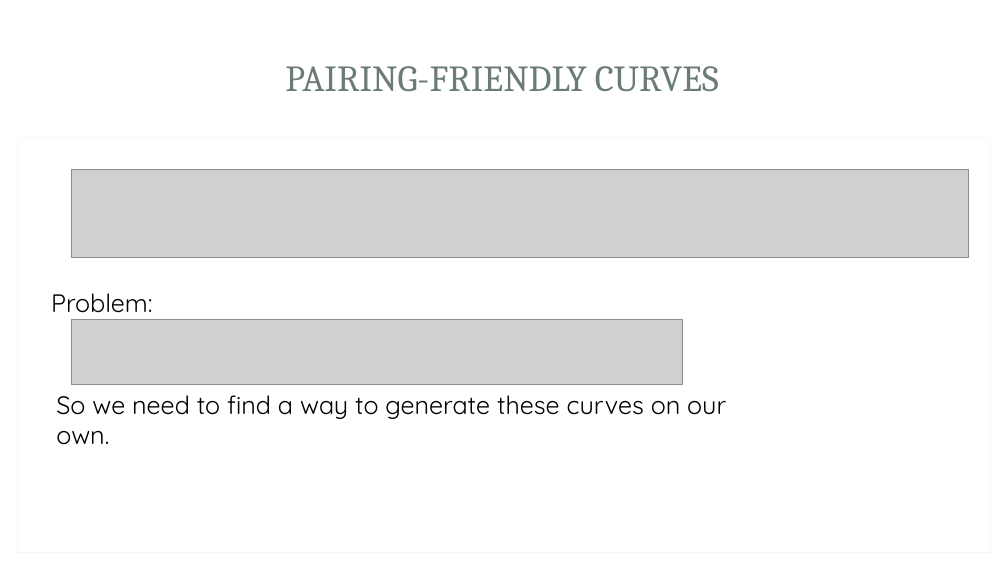
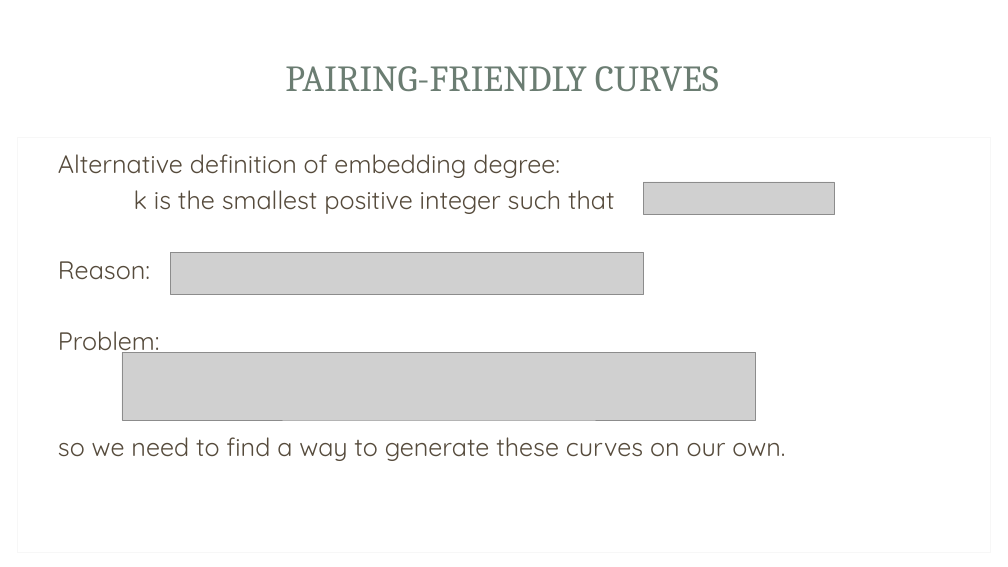
Before and after one commit to Srizzle/CS276-Project-Writeup, a slide deck: slide 7 of Presentation.ppt.pptx (slide 6 before the commit). Drawn at 1008x567 pixels with LibreOffice and Linux fonts; fonts in the diff are those of the drawing; grey boxes stand for pictures; background and template pictures are left out. Boxes give left, top, right and bottom in pixels: in the first picture for what was removed or moved away, otherwise in the second. Text is boxed around its words. In the diff, an @@ line names an element or a change of style, - is before the commit and + after.

```diff
--- a/Presentation.ppt.pptx
+++ b/Presentation.ppt.pptx
@@ text added at (58,154,785,461), 24 pt, text #564B3C @@
+Alternative definition of embedding degree:
+k is the smallest positive integer such that
+Reason:
+Problem:
+so we need to find a way to generate these curves on our own.
@@ picture removed at (71,169,969,257) @@
@@ picture added at (644,182,834,215) @@
@@ picture added at (171,253,644,294) @@
@@ text removed at (51,293,153,313) @@
-Problem:
@@ picture: place and size @@
-picture at (71,319,683,384)
+picture at (122,352,755,420)
@@ text removed at (56,395,726,445) @@
-So we need to find a way to generate these curves on our own.
```
Also in this commit, not shown: 5 other slides changed, 6 slides added, 5 slides removed, 4 other files.
